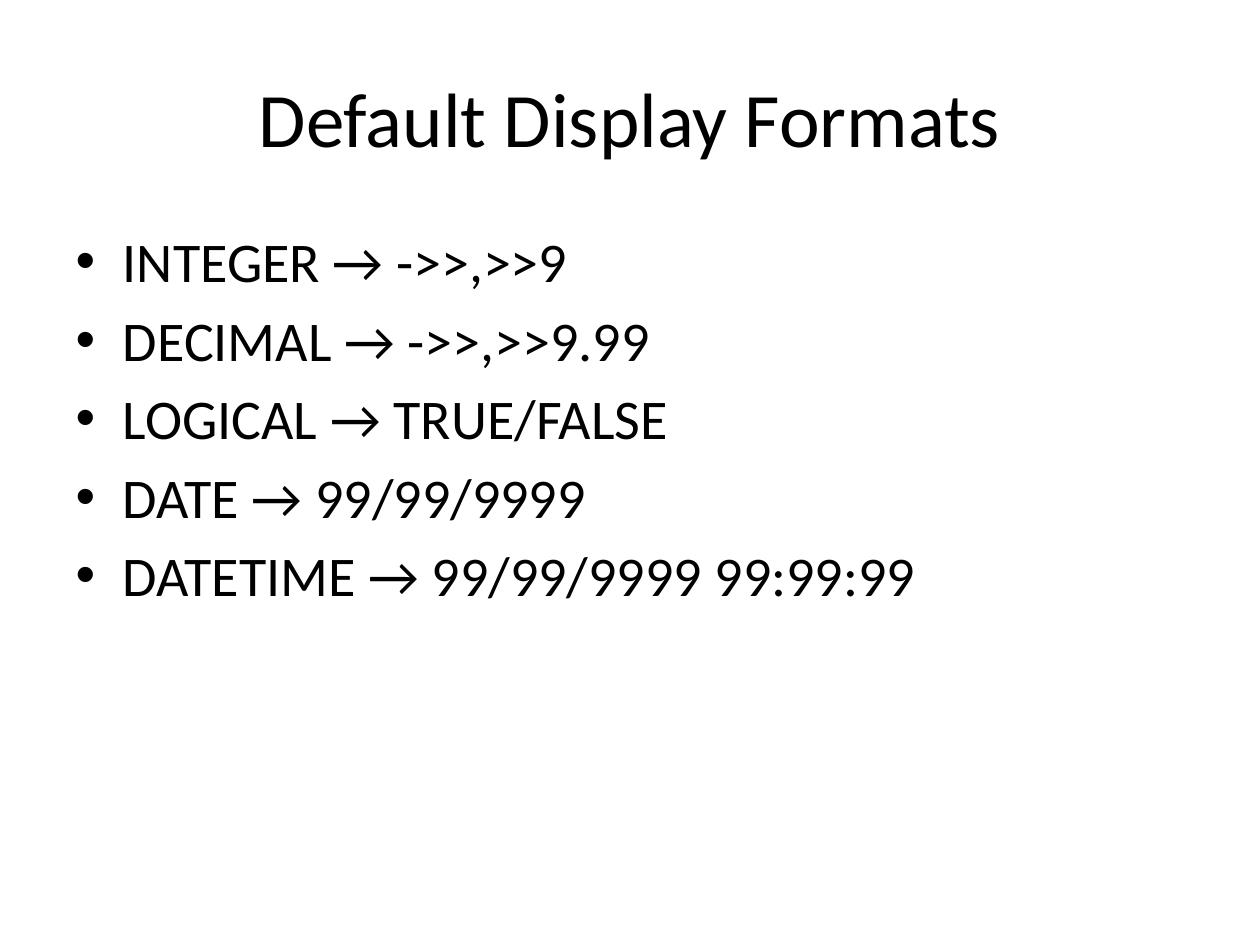
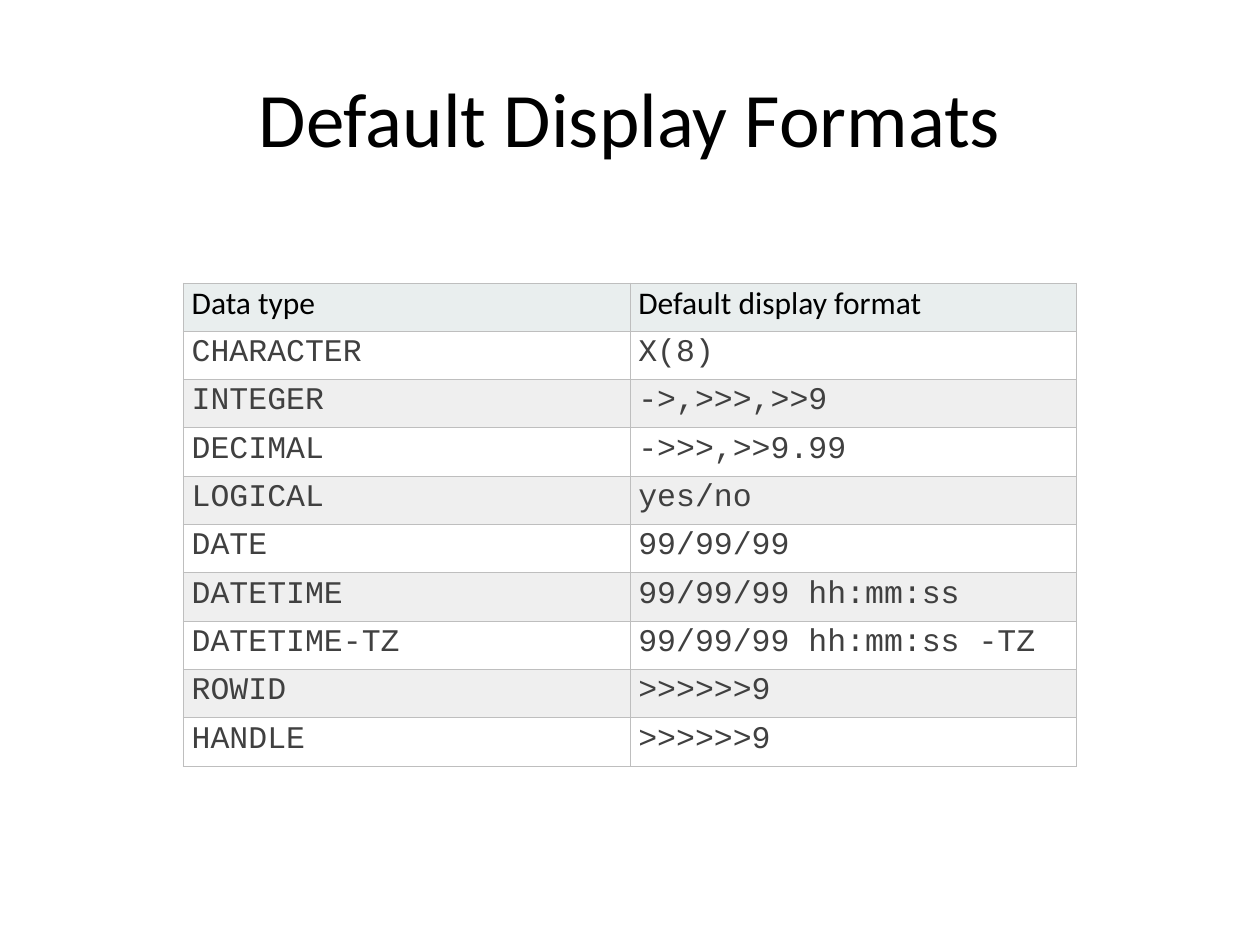
Before and after one commit to shibaprasadjena98/progress-class, a slide deck: slide 8 of Progress_4GL_Basics_Training.pptx. Drawn at 1260x945 pixels with LibreOffice and Linux fonts; fonts in the diff are those of the drawing. Boxes give left, top, right and bottom in pixels: in the first picture for what was removed or moved away, otherwise in the second. Text is boxed around its words. In the diff, an @@ line names an element or a change of style, - is before the commit and + after.

```diff
--- a/Progress_4GL_Basics_Training.pptx
+++ b/Progress_4GL_Basics_Training.pptx
@@ text removed at (x1=123, y1=245, x2=915, y2=599) @@
-• INTEGER → ->>,>>9
-• DECIMAL → ->>,>>9.99
-• LOGICAL → TRUE/FALSE
-• DATE → 99/99/9999
-• DATETIME → 99/99/9999 99:99:99
@@ table added at (x1=183, y1=284, x2=1077, y2=782), 10 rows, 2 columns @@
+Data type | Default display format
+CHARACTER | X(8)
+INTEGER | ->,>>>,>>9
+DECIMAL | ->>>,>>9.99
+LOGICAL | yes/no
+DATE | 99/99/99
+DATETIME | 99/99/99 hh:mm:ss
+DATETIME-TZ | 99/99/99 hh:mm:ss -TZ
+ROWID | >>>>>>9
+HANDLE | >>>>>>9
```
Also in this commit, not shown: 3 other slides changed.
